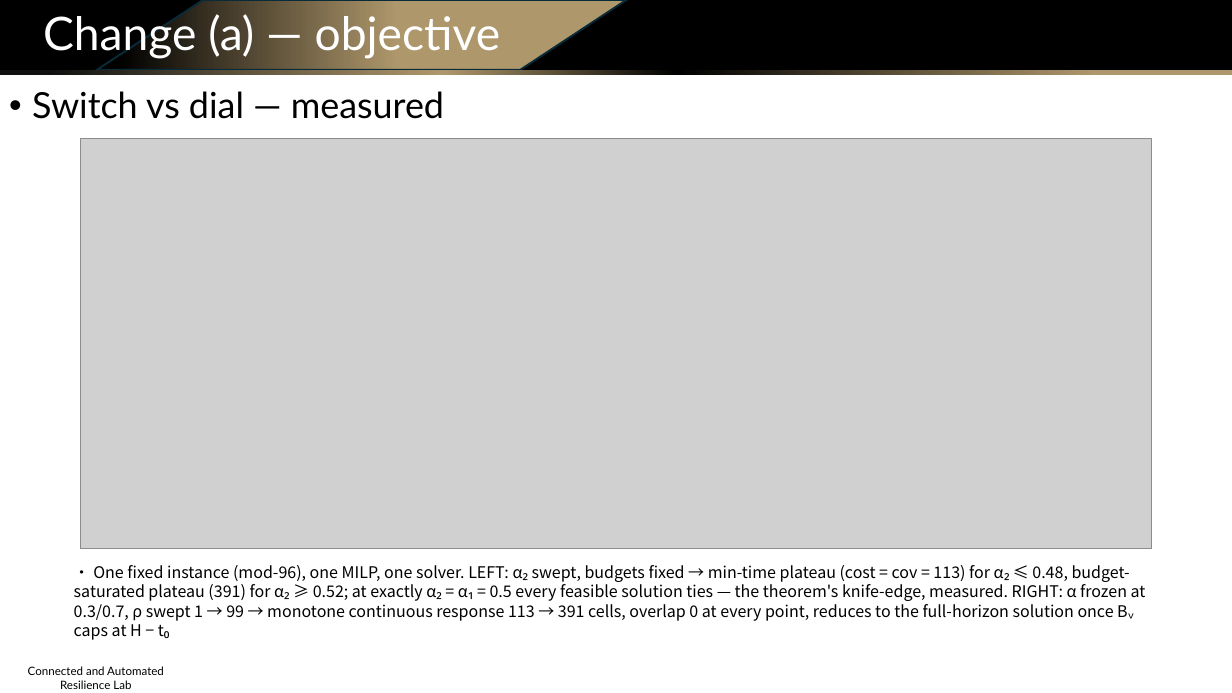
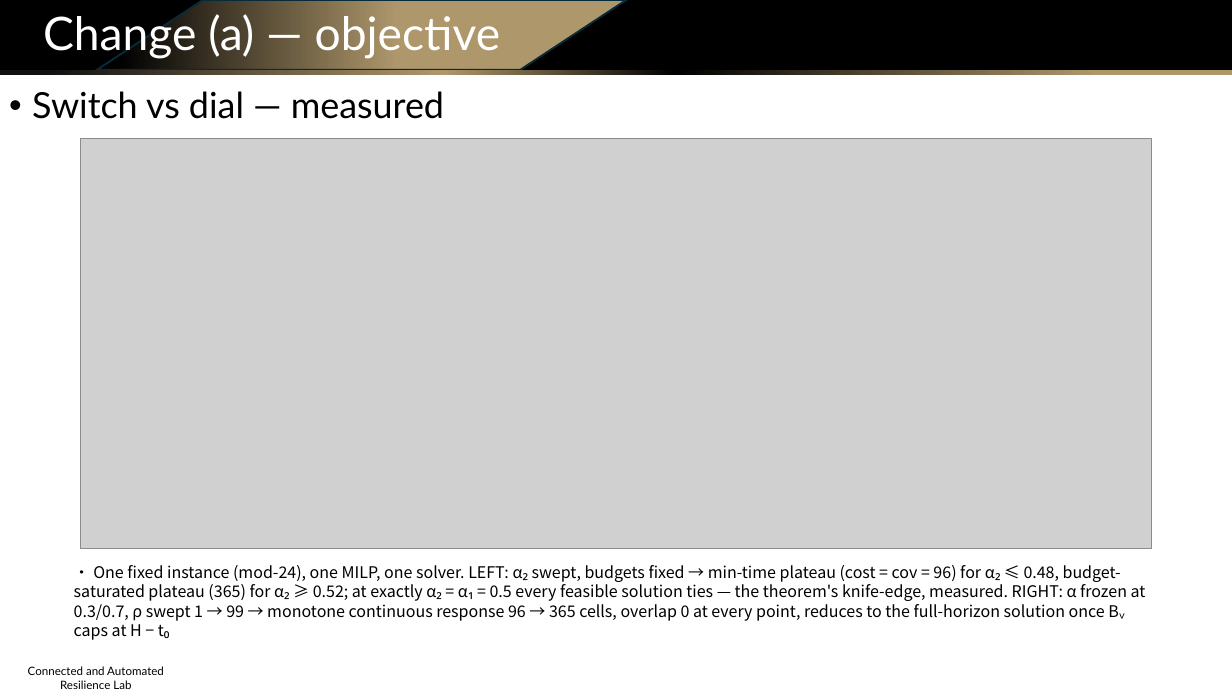
Before and after one commit to Dylan-Wyl10/RoboSense, a slide deck: slide 10 of experiments/20260804-budget-conditioning/ppt/sensing_routing_method_and_results.pptx. Drawn at 1232x693 pixels with LibreOffice and Linux fonts; fonts in the diff are those of the drawing; grey boxes stand for pictures; background and template pictures are left out. Boxes give left, top, right and bottom in pixels: in the first picture for what was removed or moved away, otherwise in the second. Text is boxed around its words. In the diff, an @@ line names an element or a change of style, - is before the commit and + after.

```diff
--- a/experiments/20260804-budget-conditioning/ppt/sensing_routing_method_and_results.pptx
+++ b/experiments/20260804-budget-conditioning/ppt/sensing_routing_method_and_results.pptx
@@ text at [74, 565, 1146, 640]: text changed @@
-• One fixed instance (mod-96), one MILP, one solver. LEFT: α₂ swept, budgets fixed → min-time plateau (cost = cov = 113) for α₂ ≤ 0.48, budget-saturated plateau (391) for α₂ ≥ 0.52; at exactly α₂ = α₁ = 0.5 every feasible solution ties — the theorem's knife-edge, measured. RIGHT: α frozen at 0.3/0.7, ρ swept 1 → 99 → monotone continuous response 113 → 391 cells, overlap 0 at every point, reduces to the full-horizon solution once Bᵥ caps at H − t₀
+• One fixed instance (mod-24), one MILP, one solver. LEFT: α₂ swept, budgets fixed → min-time plateau (cost = cov = 96) for α₂ ≤ 0.48, budget-saturated plateau (365) for α₂ ≥ 0.52; at exactly α₂ = α₁ = 0.5 every feasible solution ties — the theorem's knife-edge, measured. RIGHT: α frozen at 0.3/0.7, ρ swept 1 → 99 → monotone continuous response 96 → 365 cells, overlap 0 at every point, reduces to the full-horizon solution once Bᵥ caps at H − t₀
```
Also in this commit, not shown: 12 other slides changed, 24 other files.
